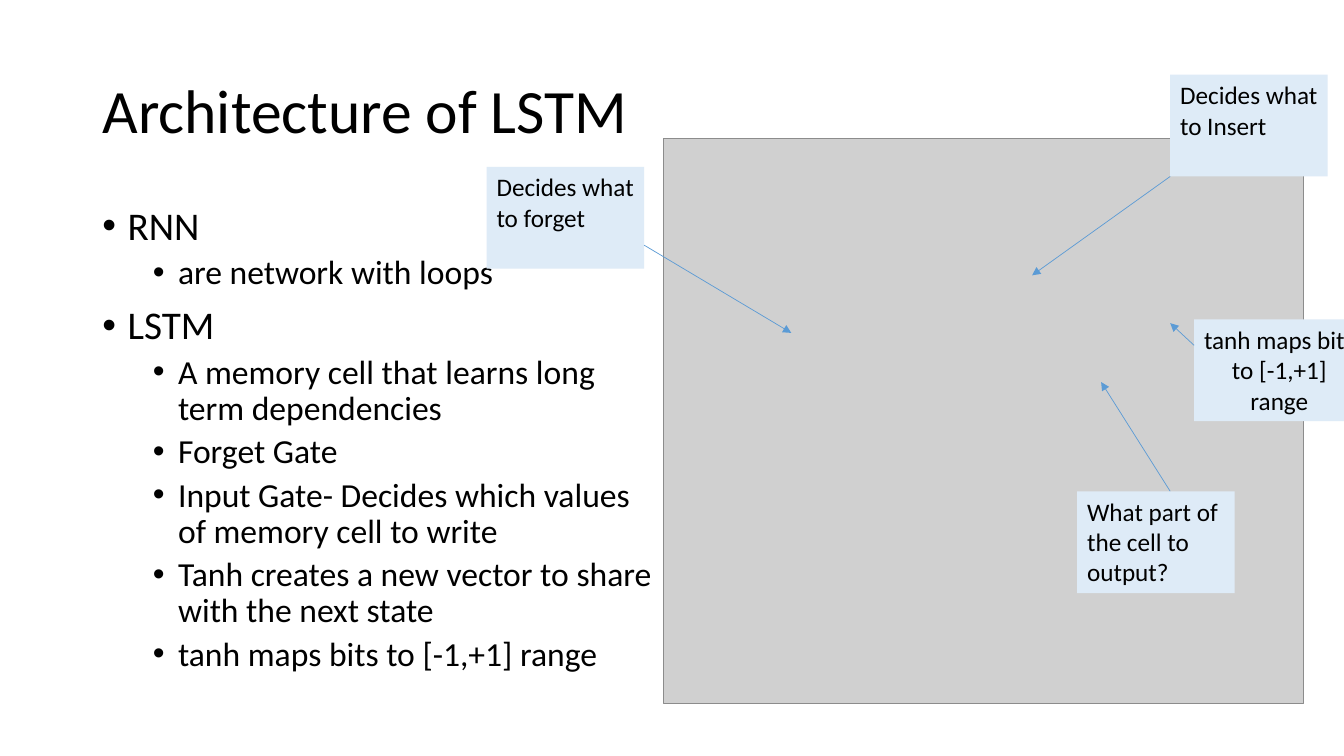
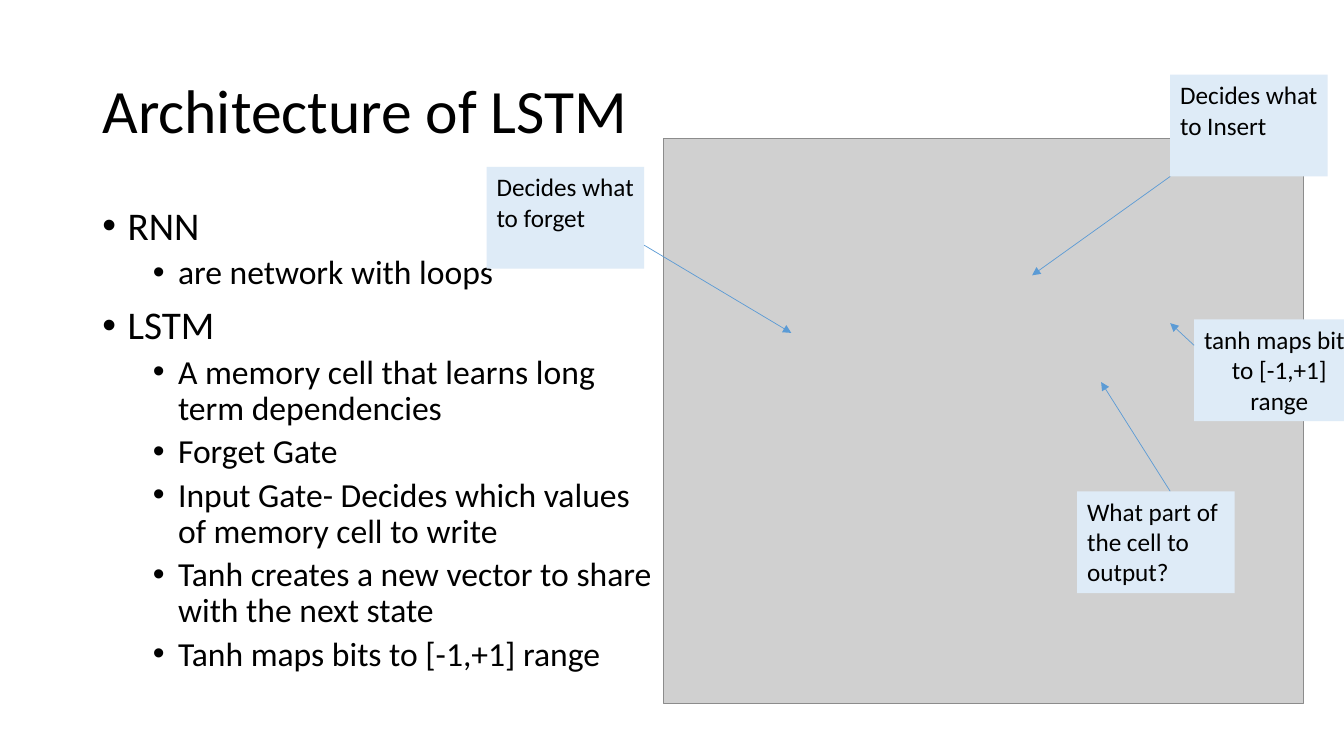
Before and after one commit to Dhrutic/An-ensemble-Deep-Neural-Net-approach-for-Value-at-Risk-Analysis, a slide deck: slide 7 of Presentation.pptx. Drawn at 1344x756 pixels with LibreOffice and Linux fonts; fonts in the diff are those of the drawing; grey boxes stand for pictures. Boxes give left, top, right and bottom in pixels: in the first picture for what was removed or moved away, otherwise in the second. Text is boxed around its words. In the diff, an @@ line names an element or a change of style, - is before the commit and + after.

```diff
--- a/Presentation.pptx
+++ b/Presentation.pptx
@@ text at <box>178,641,600,672</box>: text changed @@
-  • tanh maps bits to [-1,+1] range
+  • Tanh maps bits to [-1,+1] range
```
Also in this commit, not shown: 4 other slides changed.
